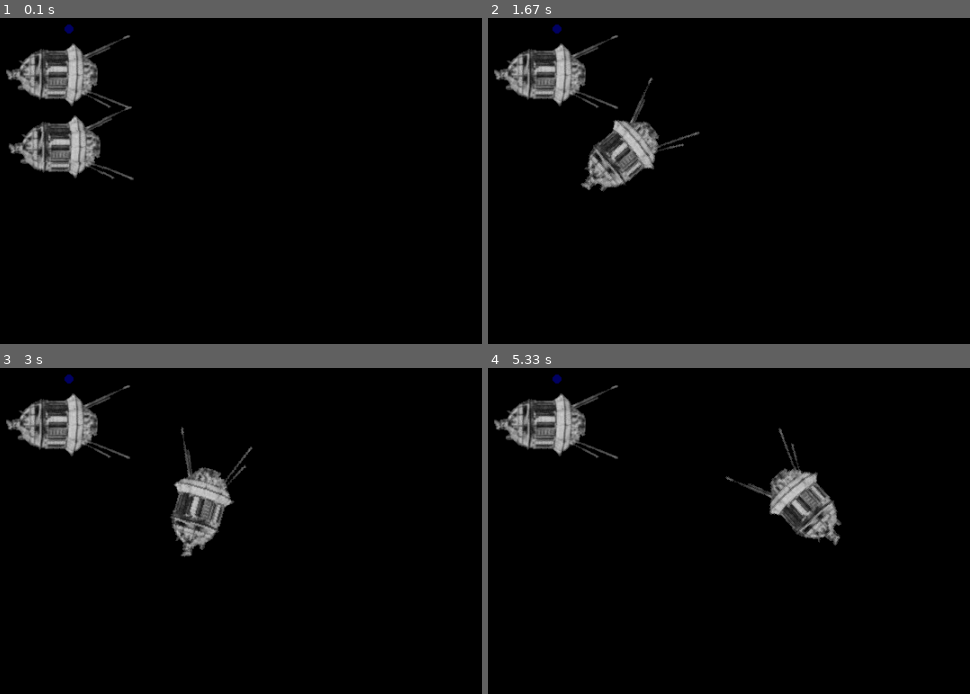
Above: before the commit, frames 1-4 (two rows, left to right).
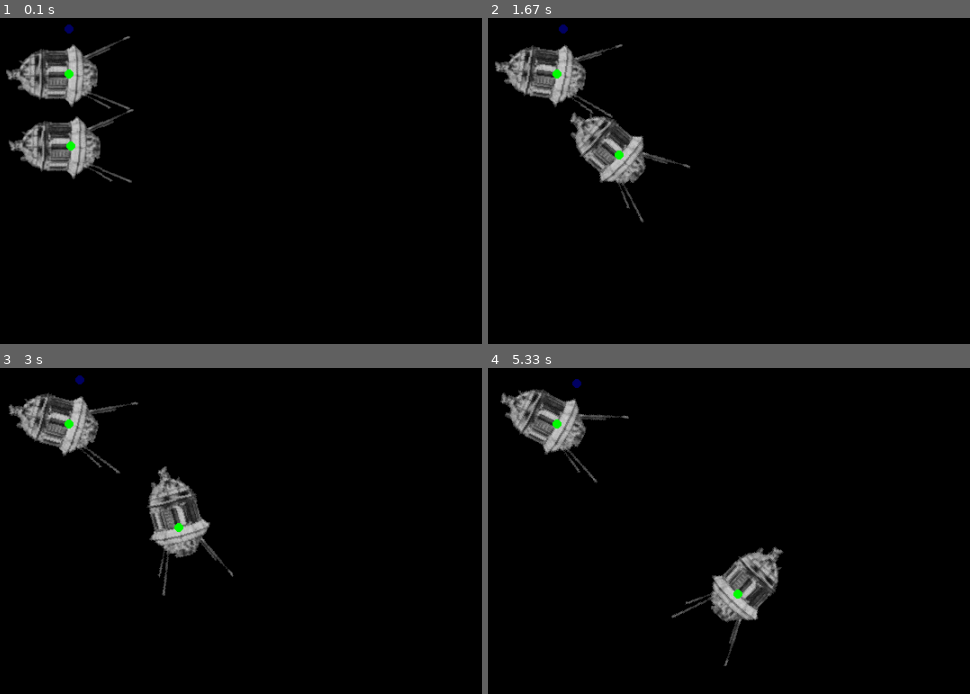
Above: after the commit, the same moments.

Repository: BruceJohnJennerLawso/Ignition_Engine
Game: pygame game, started from gopy/app.py
Same seed, same stepped clock (60 frames per second), same inputs: the game is played once before the commit and once after it. The source is Python 2; it was converted automatically to run under Python 3.
Inputs:
- Up to frame 1 (0.1 s): no input
- Up to frame 2 (1.67 s): no input
- Up to frame 3 (3 s): no input
- Up to frame 4 (5.33 s): no input

The runs differ from the first frame. In frame 1, 1.6% of the frame differs, in the area x 1-28%, y 5-51%; in frame 2, 4.9%; in frame 3, 5.9%; in frame 4, 7.5%, in the area x 1-74%, y 1-92%.

Commit message:
something about the camera rotation isnt working right just yet

Diff:
--- a/gopy/ignition_engine.py
+++ b/gopy/ignition_engine.py
@@ -19,7 +19,7 @@
 
 		self.Vessels = []
 		self.Vessels.insert(0, Vessel( vector_II(100, -20), vector_II(0.1, 0), 0, 0.05, "Almighty Probe", "almighty.jpg"))
-		self.Vessels.insert(0, Vessel( vector_II(100, -100), vector_II(0, 0), 0, 0, "Almighty Probe2", "almighty.jpg"))
+		self.Vessels.insert(0, Vessel( vector_II(100, -100), vector_II(0, 0), 0, 0.01, "Almighty Probe2", "almighty.jpg"))
 
 		self.Markers = []
 		blue = 0,0,100
@@ -60,7 +60,12 @@
 			self.mainCamera.Update(deltat, self.cameraTarget, self.windowHeight, self.windowWidth)
 
 			for v in self.Vessels:
-				self.mainCamera.drawTo(screen, pygame.transform.rotate(v.getImage(), v.getRotation()), v.getIgnitionName(), v.getPosition(), v.getRotation(), self.windowHeight, self.windowWidth)
+				self.mainCamera.drawTo(screen, pygame.transform.rotate(v.getImage(), -v.getRotation()), v.getIgnitionName(), v.getPosition(), v.getRotation(), self.windowHeight, self.windowWidth)
+			for v in self.Vessels:
+				green = 0,255,0
+				vesMarker = ignitionMarker(v.getPosition(), v.getIgnitionName() +(" Marker"), green )
+
+				self.mainCamera.drawMarker(screen, vesMarker.getPosition(), vesMarker.getMarkerColour(), self.windowHeight, self.windowWidth)
 				#v.printNewtonianInfo()
 			for m in self.Markers:
 				self.mainCamera.drawMarker(screen, m.getPosition(), m.getMarkerColour(), self.windowHeight, self.windowWidth)
Not shown, changed: gopy/ignition_engine.pyc
